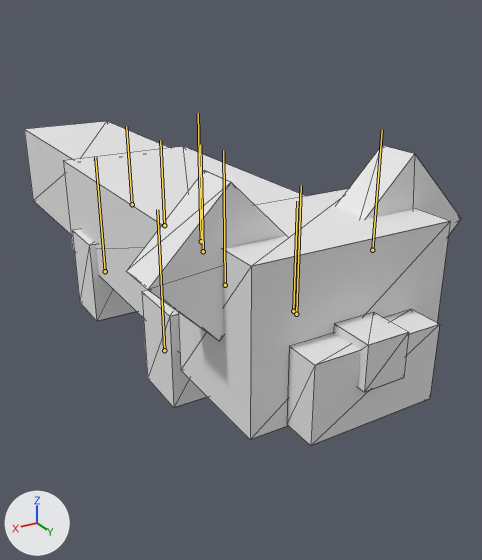
What one commit did to the Blender file Pandamonium3DPlat/Content/Models/Characters/Red Panda Files/redPandaAnim.blend.
The view is the same before and after, from a camera (50 mm lens) standing at (0.97, 2.5, 1.43) and looking at (-0.92, -0.66, -0.15). Arrows for +X, +Y and +Z are at lower left; the lights stay in place. The bones that bend it are drawn over the model as lines. Mesh edges are drawn as thin lines.
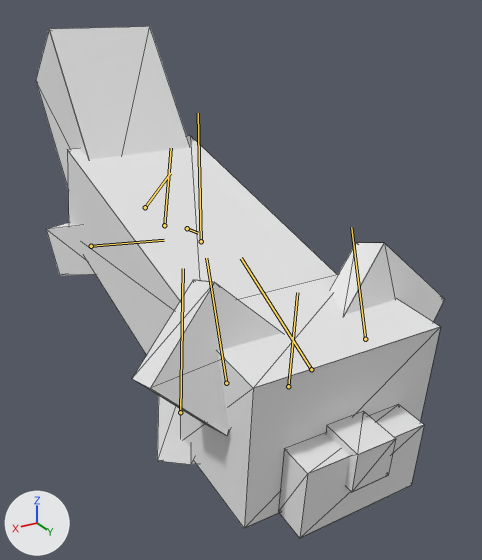
The newer file adds an action. The first version stands in its rest pose; the second is drawn at frame 12 of the action 'RedPandaAction.003'.

Pixel boxes (x1, y1, x2, y2) of what changed, in the pictures (482 x 560 px):
'Mesh_0.001', posed (6% narrower, 57% taller)
    before: (24, 121, 461, 446)
    after: (36, 26, 445, 538)
bone 'Head', root to tip
    before: (293, 311) to (297, 201)
    after: (288, 386) to (297, 292)
bone 'EarL', root to tip
    before: (372, 250) to (382, 130)
    after: (365, 339) to (351, 227)
bone 'EarR', root to tip
    before: (225, 285) to (223, 150)
    after: (226, 383) to (206, 258)
bone 'Torso', root to tip
    before: (164, 225) to (160, 140)
    after: (164, 225) to (171, 148)
bone 'Tail', root to tip
    before: (132, 204) to (126, 126)
    after: (145, 207) to (170, 173)
bone 'FrontPawL', root to tip
    before: (296, 314) to (301, 185)
    after: (311, 369) to (241, 258)
bone 'BackPawL', root to tip
    before: (203, 251) to (200, 144)
    after: (187, 228) to (198, 233)
bone 'FrontPawR', root to tip
    before: (164, 350) to (157, 209)
    after: (180, 412) to (183, 268)
bone 'BackPawR', root to tip
    before: (105, 271) to (95, 157)
    after: (91, 246) to (164, 240)

The edits, one by one:
Bone 'Head' (bone_head) moves from (0.0, 0.0, 0.0) to (0.0, -0.0431, 0.0022).
Bone 'Head' (bone_head) turns from (0, 0, 0) to (-5, 0, 0) degrees about its own x, y and z.
Bone 'EarL' (bone_earl) turns from (0, 0, 0) to (22, 0, 0) degrees about its own x, y and z.
Bone 'EarR' (bone_earr) turns from (0, 0, 0) to (22, 0, 0) degrees about its own x, y and z.
Bone 'Torso' (bone_torso) turns from (0, 0, 0) to (-15, 0, 0) degrees about its own x, y and z.
Bone 'Tail' (bone_tail) moves from (0.0, 0.0, 0.0) to (0.0, -0.0044, -0.0234).
Bone 'Tail' (bone_tail) turns from (0, 0, 0) to (-37, 0, 0) degrees about its own x, y and z.
Bone 'FrontPawL' (bone_frontpawl) moves from (0.0, 0.0, 0.0) to (0.0, -0.0276, -0.0157).
Bone 'FrontPawL' (bone_frontpawl) turns from (0, 0, 0) to (29, 0, -22) degrees about its own x, y and z.
Bone 'BackPawL' (bone_backpawl) moves from (0.0, 0.0, 0.0) to (0.0, 0.0094, 0.0238).
Bone 'BackPawL' (bone_backpawl) turns from (0, 0, 0) to (-74, -21, 0) degrees about its own x, y and z.
Bone 'FrontPawR' (bone_frontpawr) moves from (0.0, 0.0, 0.0) to (0.0, -0.0276, -0.0157).
Bone 'FrontPawR' (bone_frontpawr) turns from (0, 0, 0) to (29, 0, 20) degrees about its own x, y and z.
Bone 'BackPawR' (bone_backpawr) moves from (0.0, 0.0, 0.0) to (0.0, 0.0094, 0.0236).
Bone 'BackPawR' (bone_backpawr) turns from (0, 0, 0) to (-74, 19, 0) degrees about its own x, y and z.
